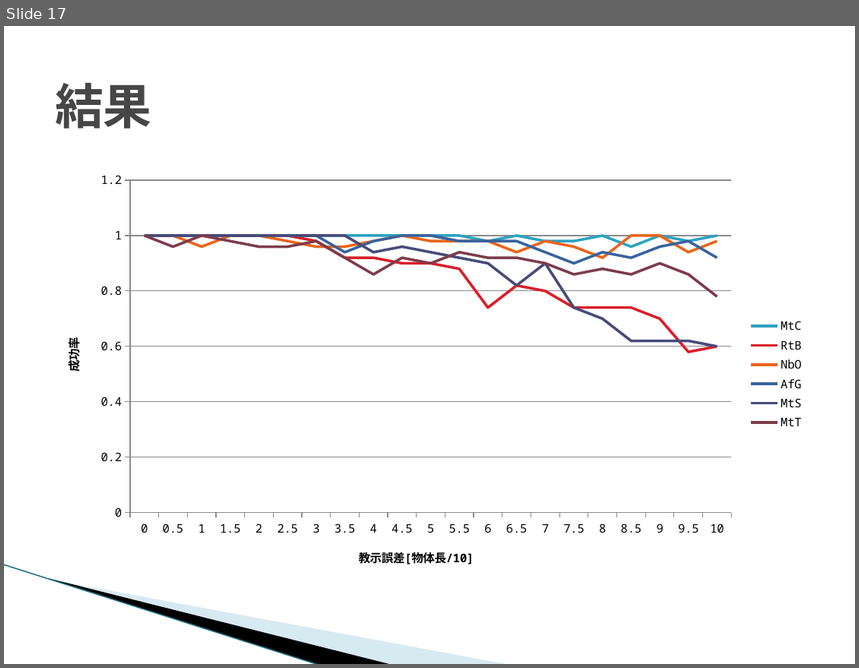
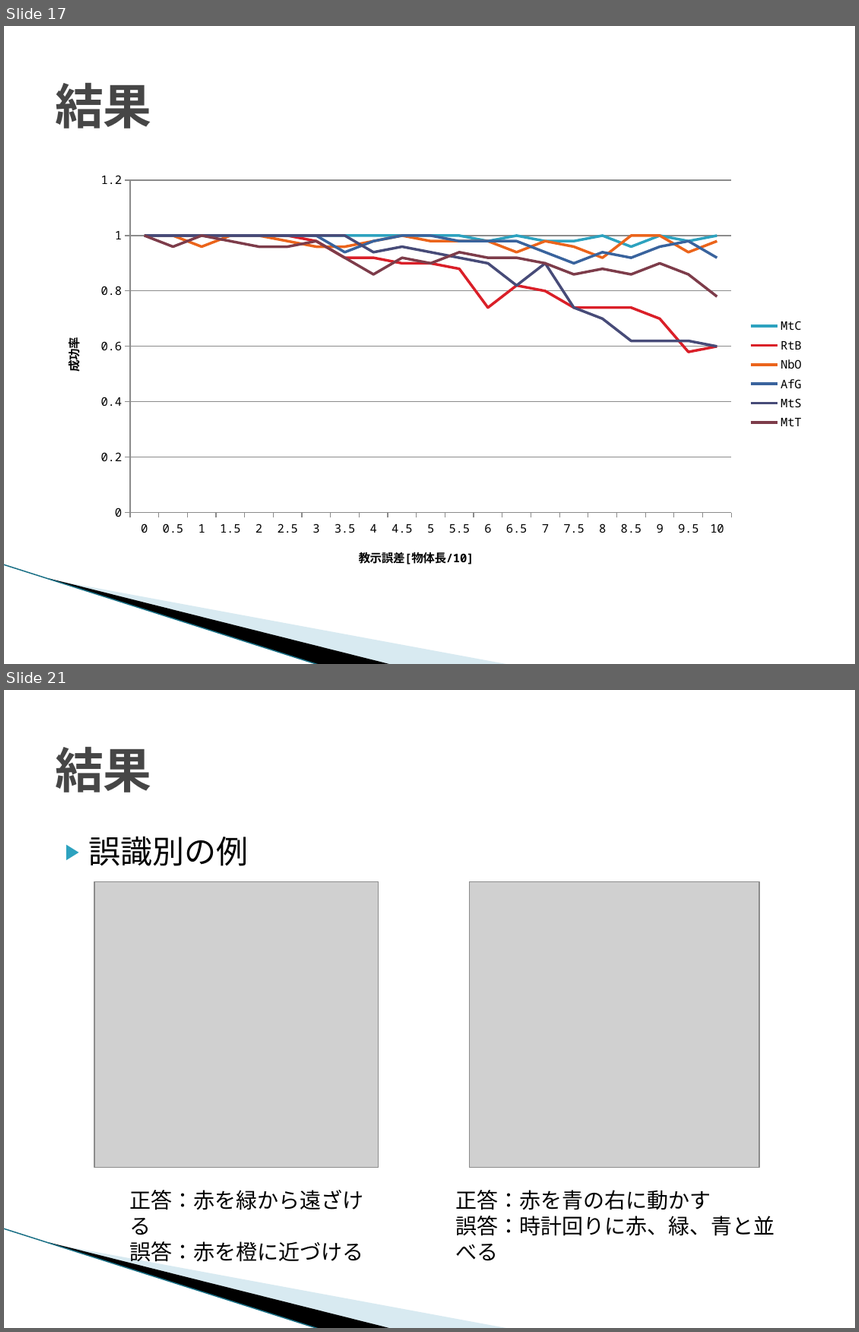
Before and after one commit to TetsuyaKomota/GitforEclipseTest, a slide deck: IntentionLearning/memo/人の教示動作からの.pptx. Shown one above the other, each under a label of ours: slide 17 before the commit, slides 17 and 21 after it; the slides between them are not shown. The pictures are 859x668 and 859x1332 pixels, drawn with LibreOffice and Linux fonts; fonts in the diff are those of the drawing; grey boxes stand for pictures; background and template pictures are left out. Boxes give left, top, right and bottom in pixels: in the first picture for what was removed or moved away, otherwise in the second. Text is boxed around its words. In the diff, an @@ line names an element or a change of style, - is before the commit and + after.

```diff
--- a/IntentionLearning/memo/人の教示動作からの.pptx
+++ b/IntentionLearning/memo/人の教示動作からの.pptx
@@ slide 21 added at (4,690,855,1328), background #FFFFFF; not listed: 3 template elements that a slide beside it also shows @@
@@ title added at (55,747,152,793), 41 pt, text #464646, bold @@
+結果
@@ text added at (89,836,249,866), 27 pt, text #000000 @@
+▶ 誤識別の例
@@ picture added at (94,882,379,1167) @@
@@ picture added at (470,882,759,1167) @@
@@ text added at (129,1190,363,1266), 18 pt, text #000000 @@
+正答：赤を緑から遠ざける
+誤答：赤を橙に近づける
@@ text added at (456,1190,775,1236), 18 pt, text #000000 @@
+正答：赤を青の右に動かす
+誤答：時計回りに赤、緑、青と並べる
```
Also in this commit, not shown: 5 slides changed, 2 other slides added, 1 other file.
